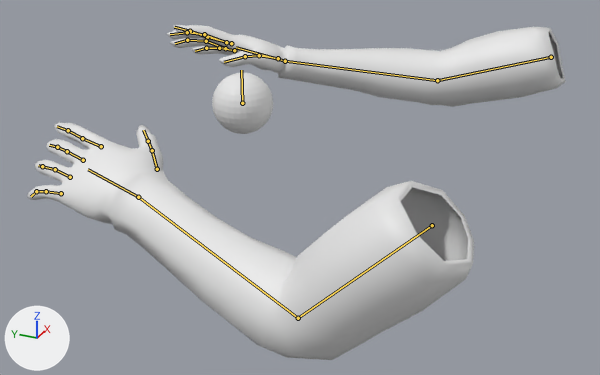
Before and after pictures for a commit that changed the Blender file Art/personnages/hand.blend.
One viewpoint serves both versions: a 50 mm camera at (-20.38, -3.47, 10.74) aimed at (-0.65, 5.41, 0.87). Every picture has the same lights, and +X, +Y and +Z are marked at lower left. The picture after the commit comes second. Both versions are drawn at frame 5 of the action 'Armature_sphereAction'; the numbers are the values there. The bones that bend it are drawn over the model as lines.

In view in the first picture: 'Sphere', 'hand'.
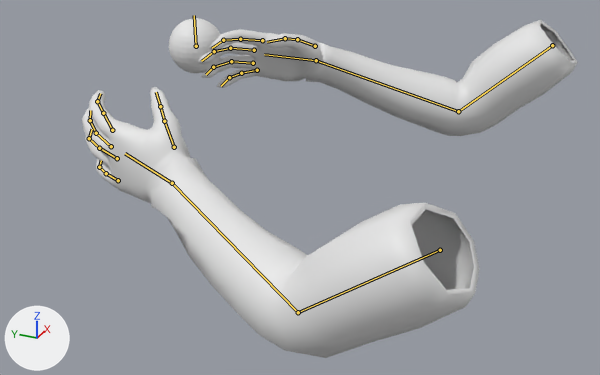
Boxes (x1, y1, x2, y2) around the edits, measured in the pictures (600 x 375 px):
'hand', posed (8% narrower): before (27, 25, 566, 360); after (82, 20, 578, 358)
'Sphere', posed (13% narrower, 10% shorter): before (212, 73, 273, 134); after (169, 18, 222, 73)
bone 'arm.L', root to tip: before (432, 225) to (298, 318); after (440, 250) to (298, 312)
bone 'forearm.L', root to tip: before (298, 318) to (138, 197); after (298, 312) to (172, 183)
bone 'forearm.001.L', root to tip: before (138, 197) to (88, 169); after (172, 183) to (125, 153)
bone 'index.001.L', root to tip: before (101, 146) to (82, 138); after (112, 130) to (103, 113)
bone 'index.002.L', root to tip: before (82, 138) to (68, 130); after (103, 113) to (97, 101)
bone 'index.003.L', root to tip: before (68, 130) to (57, 126); after (97, 101) to (100, 93)
bone 'middle.001.L', root to tip: before (83, 160) to (67, 151); after (111, 146) to (96, 133)
bone 'middle.002.L', root to tip: before (67, 151) to (57, 147); after (96, 133) to (90, 120)
bone 'middle.003.L', root to tip: before (57, 147) to (49, 145); after (90, 120) to (90, 110)
bone 'ring.001.L', root to tip: before (70, 177) to (55, 169); after (117, 158) to (99, 148)
bone 'ring.002.L', root to tip: before (55, 169) to (42, 166); after (99, 148) to (89, 138)
bone 'ring.003.L', root to tip: before (42, 166) to (38, 165); after (89, 138) to (92, 129)
bone 'pinky.001.L', root to tip: before (61, 193) to (46, 191); after (118, 180) to (106, 173)
bone 'pinky.003.L', root to tip: before (36, 191) to (31, 196); after (99, 167) to (101, 160)
bone 'thumb.001.L', root to tip: before (157, 169) to (152, 150); after (174, 147) to (164, 121)
bone 'thumb.002.L', root to tip: before (152, 150) to (148, 141); after (164, 121) to (160, 106)
bone 'thumb.003.L', root to tip: before (148, 141) to (143, 130); after (160, 106) to (156, 92)
bone 'arm.R', root to tip: before (551, 57) to (437, 80); after (552, 45) to (458, 111)
bone 'forearm.R', root to tip: before (437, 80) to (285, 61); after (458, 111) to (316, 60)
bone 'forearm.001.R', root to tip: before (285, 61) to (236, 47); after (316, 60) to (264, 54)
bone 'index.001.R', root to tip: before (231, 43) to (207, 37); after (262, 40) to (240, 39)
bone 'index.002.R', root to tip: before (207, 37) to (190, 31); after (240, 39) to (223, 40)
bone 'index.003.R', root to tip: before (190, 31) to (174, 27); after (223, 40) to (212, 48)
bone 'middle.001.R', root to tip: before (226, 42) to (204, 34); after (254, 50) to (230, 48)
bone 'middle.002.R', root to tip: before (204, 34) to (187, 32); after (230, 48) to (214, 51)
bone 'middle.003.R', root to tip: before (187, 32) to (170, 34); after (214, 51) to (201, 61)
bone 'ring.001.R', root to tip: before (225, 48) to (206, 41); after (253, 63) to (231, 61)
bone 'ring.002.R', root to tip: before (206, 41) to (187, 40); after (231, 61) to (213, 67)
bone 'ring.003.R', root to tip: before (187, 40) to (175, 43); after (213, 67) to (206, 74)
bone 'pinky.001.R', root to tip: before (234, 50) to (219, 48); after (257, 70) to (241, 73)
bone 'pinky.002.R', root to tip: before (219, 48) to (206, 48); after (241, 73) to (229, 77)
bone 'pinky.003.R', root to tip: before (206, 48) to (195, 51); after (229, 77) to (221, 86)
bone 'thumb.001.R', root to tip: before (278, 58) to (259, 55); after (315, 46) to (297, 39)
bone 'Bone', root to tip: before (242, 103) to (241, 70); after (196, 46) to (194, 15)

The edits, one by one:
Bone 'arm.L' (bone_arm_l) moves from (0.0, 0.0, 0.0) to (0.0, 0.01, -0.5).
Bone 'arm.L' (bone_arm_l) turns from (-23, 1, 5) to (-15, 0, 0) degrees about its own x, y and z.
Bone 'forearm.L' (bone_forearm_l) turns from (29, 0, 0) to (22, 4, -5) degrees about its own x, y and z.
Bone 'forearm.001.L' (bone_forearm_001_l) turns from (0, 19, 0) to (2, -37, 6) degrees about its own x, y and z.
Bone 'index.001.L' (bone_index_001_l) moves from (0.0, 0.0, 0.0) to (-0.24, 0.04, 0.1).
Bone 'index.001.L' (bone_index_001_l) turns from (4, 2, 12) to (0, 0, 0) degrees about its own x, y and z.
Bone 'index.002.L' (bone_index_002_l) turns from (0, 0, 0) to (-8, -10, -5) degrees about its own x, y and z.
Bone 'index.003.L' (bone_index_003_l) turns from (0, 0, 0) to (-13, -1, -7) degrees about its own x, y and z.
Bone 'middle.001.L' (bone_middle_001_l) moves from (0.0, 0.0, 0.0) to (-0.18, -0.11, 0.15).
Bone 'middle.001.L' (bone_middle_001_l) turns from (0, 0, 0) to (-1, 0, 4) degrees about its own x, y and z.
Bone 'middle.002.L' (bone_middle_002_l) turns from (0, 0, 0) to (-1, 4, -8) degrees about its own x, y and z.
Bone 'middle.003.L' (bone_middle_003_l) turns from (0, 0, 0) to (-5, 5, -7) degrees about its own x, y and z.
Bone 'ring.001.L' (bone_ring_001_l) turns from (0, 0, 0) to (7, 8, 12) degrees about its own x, y and z.
Bone 'ring.002.L' (bone_ring_002_l) turns from (0, 0, 0) to (-2, 7, -9) degrees about its own x, y and z.
Bone 'ring.003.L' (bone_ring_003_l) turns from (0, 0, 0) to (0, 0, -19) degrees about its own x, y and z.
Bone 'pinky.001.L' (bone_pinky_001_l) turns from (0, 0, 0) to (7, 0, 2) degrees about its own x, y and z.
Bone 'pinky.003.L' (bone_pinky_003_l) turns from (0, 0, 0) to (0, 0, -11) degrees about its own x, y and z.
Bone 'thumb.001.L' (bone_thumb_001_l) turns from (8, -7, -10) to (6, -22, -12) degrees about its own x, y and z.
Bone 'thumb.002.L' (bone_thumb_002_l) turns from (0, 0, 0) to (-11, 2, 4) degrees about its own x, y and z.
Bone 'thumb.003.L' (bone_thumb_003_l) turns from (0, 0, 0) to (-7, 3, 8) degrees about its own x, y and z.
Bone 'arm.R' (bone_arm_r) moves from (0.01, 0.15, -0.36) to (0.0, 0.0, 0.0).
Bone 'arm.R' (bone_arm_r) turns from (5, 0, 0) to (-20, 0, 0) degrees about its own x, y and z.
Bone 'forearm.R' (bone_forearm_r) turns from (-3, -5, 1) to (33, -3, 4) degrees about its own x, y and z.
Bone 'forearm.001.R' (bone_forearm_001_r) turns from (10, -12, -1) to (-9, 5, 10) degrees about its own x, y and z.
Bone 'index.001.R' (bone_index_001_r) moves from (-0.04, -0.01, -0.05) to (0.0, 0.0, 0.0).
Bone 'index.001.R' (bone_index_001_r) turns from (17, -2, -14) to (12, -1, 4) degrees about its own x, y and z.
Bone 'index.002.R' (bone_index_002_r) turns from (-3, 0, 4) to (-11, 1, 3) degrees about its own x, y and z.
Bone 'index.003.R' (bone_index_003_r) turns from (5, 0, -4) to (-15, 2, 9) degrees about its own x, y and z.
Bone 'middle.001.R' (bone_middle_001_r) moves from (0.03, 0.0, 0.03) to (0.03, 0.03, 0.01).
Bone 'middle.001.R' (bone_middle_001_r) turns from (16, -2, -8) to (6, 0, -7) degrees about its own x, y and z.
Bone 'middle.002.R' (bone_middle_002_r) turns from (-3, 1, 6) to (-10, 1, 11) degrees about its own x, y and z.
Bone 'middle.003.R' (bone_middle_003_r) turns from (-4, 0, 4) to (-11, 1, 10) degrees about its own x, y and z.
Bone 'ring.001.R' (bone_ring_001_r) moves from (0.0, 0.02, 0.02) to (-0.02, -0.03, -0.02).
Bone 'ring.001.R' (bone_ring_001_r) turns from (16, 4, -7) to (6, 0, -10) degrees about its own x, y and z.
Bone 'ring.002.R' (bone_ring_002_r) turns from (-6, 2, 10) to (-10, -2, 9) degrees about its own x, y and z.
Bone 'ring.003.R' (bone_ring_003_r) turns from (-6, 1, -2) to (-9, 1, 19) degrees about its own x, y and z.
Bone 'pinky.001.R' (bone_pinky_001_r) turns from (11, 1, 1) to (1, 1, 4) degrees about its own x, y and z.
Bone 'pinky.002.R' (bone_pinky_002_r) turns from (1, 0, -1) to (0, 1, 3) degrees about its own x, y and z.
Bone 'pinky.003.R' (bone_pinky_003_r) turns from (7, 0, -2) to (-1, 0, 2) degrees about its own x, y and z.
Bone 'thumb.001.R' (bone_thumb_001_r) turns from (7, 11, 11) to (5, 17, 6) degrees about its own x, y and z.
Bone 'Bone' (bone_bone) moves from (-6.607, -1.703, 3.877) to (-4.014, -0.956, 0.808).
